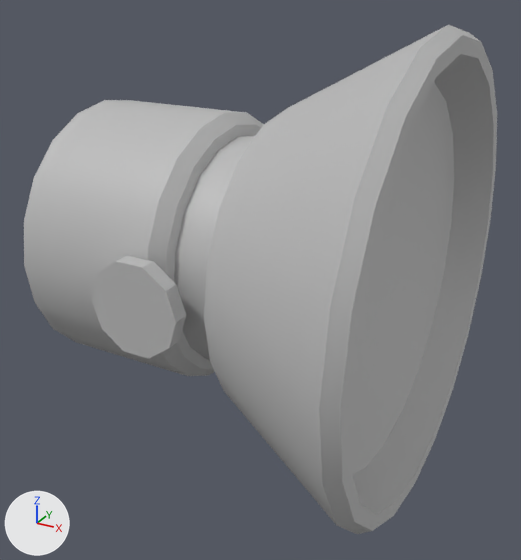
Two versions of the FBX model Assets/Models/Lights/BigSpotlight.fbx, one commit apart.
Camera for both pictures: a camera (50 mm lens) standing at (4.462, -7.612, 3.957) and looking at (3.832, -6.467, 3.384). Arrows for +X, +Y and +Z are at lower left; the lights stay in place. Objects named as collision shapes, trigger or cutter boxes, shadow casters or lower levels of detail are left out. Where no turn or scale is listed for an object, it has been applied to the vertices.

Names of what the first picture shows: 'BigSpotlight_LOD0'.
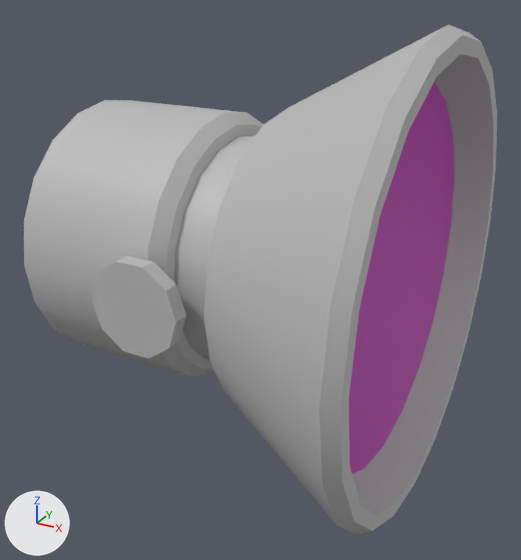
The change, as a diff of the scene's bpy script:
```diff
--- a/Assets/Models/Lights/BigSpotlight.fbx.py
+++ b/Assets/Models/Lights/BigSpotlight.fbx.py
@@ mat_lightglass_material @@
 mat_lightglass_material = principled_material('LightGlass_Material')
-mat_lightglass_material.base_color = (0.5, 0.5, 0.5)  # grey #bcbcbc
+mat_lightglass_material.base_color = (0.5, 0.0, 0.442)  # pink #bc00b1
```

Boxes (x1, y1, x2, y2) around the edits, measured in the pictures (521 x 560 px):
'BigSpotlight_LOD0', recoloured: (346, 79, 458, 477) in both
